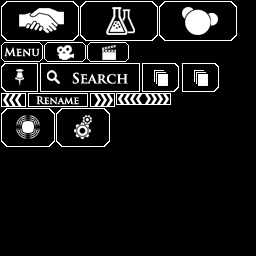
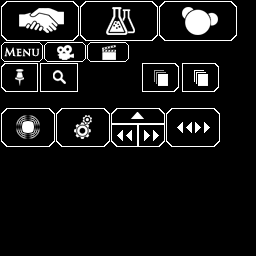
Two versions of the same layered image (256x256). Layer-by-layer changes:
renamed "Speed Icons" to "Active Alert Sheet", hid it, moved it out of group "HUD", painted on it over left=1, top=63, right=220, bottom=147
painted on "Icons" (2nd of 2, in "Empire Tree") over left=47, top=70, right=166, bottom=84
removed layer "Search" from group "Empire Tree" over left=72, top=72, right=128, bottom=84
removed group "HUD" (3 layers) over left=3, top=94, right=169, bottom=106
added group "Ship Controls" with 5 layers above "Grid" over left=117, top=112, right=210, bottom=141
moved "Rename" into group "Ship Controls", painted on it over left=36, top=96, right=144, bottom=119
moved "Scuttle" into group "Ship Controls", painted on it over left=118, top=94, right=210, bottom=133
added layer "Slow Down Game" in group "Ship Controls" over left=117, top=130, right=132, bottom=141
added layer "Speed Up Game" in group "Ship Controls" over left=144, top=130, right=159, bottom=141
painted on "Grid" over left=1, top=63, right=220, bottom=147
